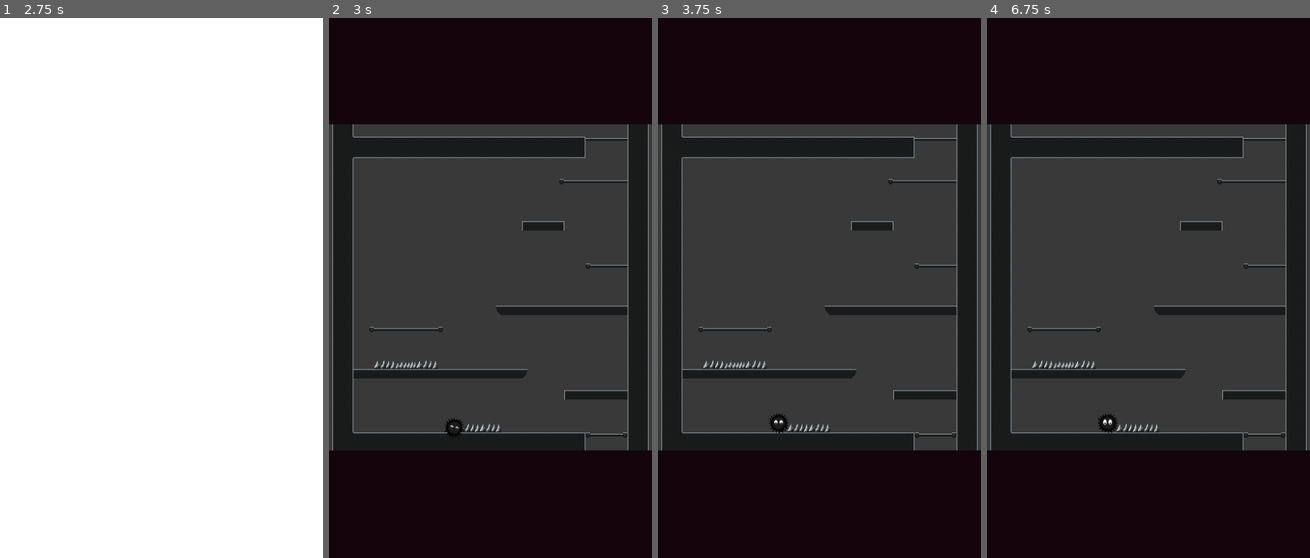
Above: before the commit, frames 1-4 (left to right).
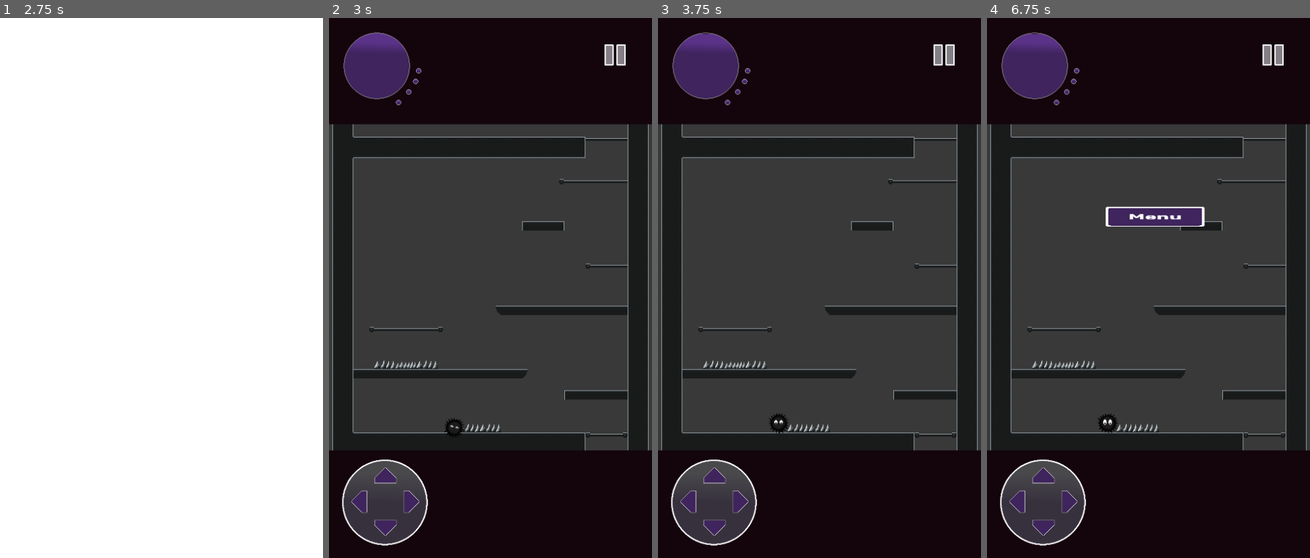
Above: after the commit, the same moments.

Repository: Arctia/42-GameJam
Game: Godot game, scene res://src/UI/title_screen.tscn
Two runs of this game, one before a commit and one after it. Both use one fixed random seed, a clock stepped at 60 frames per second and the inputs below.
Inputs (mouse positions are in pixels of both pictures, inside the frame that each line leads up to):
- Up to frame 1 (2.75 s): click "START GAME" at 0.5 s; click "skip" at 1.25 s; click "skip" at 2 s
- Up to frame 2 (3 s): tap Enter at 2.75 s; hold Right (move_right) from 2.78 s (still down); hold Down (duck) from 2.78 s (still down)
- Up to frame 3 (3.75 s): tap Space (jump) at 3.02 s; release Right (move_right) at 3.5 s; release Down (duck) at 3.5 s; click (712, 504) at 3.52 s
- Up to frame 4 (6.75 s): click (1041, 504) at 4.27 s; click (1041, 504) at 5.02 s; click (1041, 504) at 5.77 s; click (1274, 55) at 6.52 s

Frame 1 is identical in both runs. In frame 2, 5.7% of the frame differs, in the area x 3-92%, y 2-98%; in frame 3, 5.7%; in frame 4, 6.8%.

Commit message:
arctia: connect HUD to game_screen

Diff:
--- a/HUD/hud.gd
+++ b/HUD/hud.gd
@@ -1,7 +1,7 @@
 extends Control
 
 func get_lives(lives:int):
-	if lives == 5:
+	if lives >= 5:
 		$LIFE/Life1.visible = true
 		$LIFE/Life2.visible = true
 		$LIFE/Life3.visible = true
@@ -27,14 +27,5 @@
 		$LIFE/Life3.visible = false
 		$LIFE/Life4.visible = false
 
-func get_act_life(amount:int):
+func get_ashes(amount:int):
 	$LIFE/LifeAct.value = amount
-# Called when the node enters the scene tree for the first time.
-func _ready():
-	pass # Replace with function body.
-
-
-# Called every frame. 'delta' is the elapsed time since the previous frame.
-func _process(_delta):
-	get_lives(5)
-	get_act_life(100)
--- a/HUD/hud.tscn
+++ b/HUD/hud.tscn
@@ -142,11 +142,11 @@
 anchor_top = 1.0
 anchor_bottom = 1.0
 offset_left = 20.0
-offset_top = -182.0
-offset_right = 344.0
-offset_bottom = 142.0
-grow_vertical = 0
-scale = Vector2(0.5, 0.5)
+offset_top = -149.0
+offset_right = 344.0
+offset_bottom = 175.0
+grow_vertical = 0
+scale = Vector2(0.4, 0.4)
 texture = ExtResource("12_8ttyq")
 
 [node name="Up" type="TextureButton" parent="Directions"]
@@ -154,11 +154,11 @@
 anchor_top = 1.0
 anchor_bottom = 1.0
 offset_left = 20.0
-offset_top = -182.0
-offset_right = 344.0
-offset_bottom = 142.0
-grow_vertical = 0
-scale = Vector2(0.5, 0.5)
+offset_top = -149.0
+offset_right = 344.0
+offset_bottom = 175.0
+grow_vertical = 0
+scale = Vector2(0.4, 0.4)
 texture_normal = ExtResource("13_6eqkh")
 
 [node name="Down" type="TextureButton" parent="Directions"]
@@ -166,11 +166,11 @@
 anchor_top = 1.0
 anchor_bottom = 1.0
 offset_left = 20.0
-offset_top = -182.0
-offset_right = 344.0
-offset_bottom = 142.0
-grow_vertical = 0
-scale = Vector2(0.5, 0.5)
+offset_top = -149.0
+offset_right = 344.0
+offset_bottom = 175.0
+grow_vertical = 0
+scale = Vector2(0.4, 0.4)
 texture_normal = ExtResource("14_3pcgx")
 
 [node name="Right" type="TextureButton" parent="Directions"]
@@ -178,11 +178,11 @@
 anchor_top = 1.0
 anchor_bottom = 1.0
 offset_left = 20.0
-offset_top = -182.0
-offset_right = 344.0
-offset_bottom = 142.0
-grow_vertical = 0
-scale = Vector2(0.5, 0.5)
+offset_top = -149.0
+offset_right = 344.0
+offset_bottom = 175.0
+grow_vertical = 0
+scale = Vector2(0.4, 0.4)
 texture_normal = ExtResource("15_02vvx")
 
 [node name="Left" type="TextureButton" parent="Directions"]
@@ -190,11 +190,11 @@
 anchor_top = 1.0
 anchor_bottom = 1.0
 offset_left = 20.0
-offset_top = -182.0
-offset_right = 344.0
-offset_bottom = 142.0
-grow_vertical = 0
-scale = Vector2(0.5, 0.5)
+offset_top = -149.0
+offset_right = 344.0
+offset_bottom = 175.0
+grow_vertical = 0
+scale = Vector2(0.4, 0.4)
 texture_normal = ExtResource("16_nop38")
 
 [connection signal="pressed" from="PauseButton" to="PauseButton" method="_on_pressed"]
--- /dev/null
+++ b/src/UI/game_screen.gd
@@ -0,0 +1,8 @@
+extends Control
+
+@onready var player:Object = %ash
+@onready var HUD:Object = %HUD
+
+func _process(dt):
+	HUD.get_lives(player.lives)
+	HUD.get_ashes(player.ashes_amount)
--- a/src/UI/game_screen.tscn
+++ b/src/UI/game_screen.tscn
@@ -1,7 +1,9 @@
-[gd_scene load_steps=3 format=3 uid="uid://8d7lx82ts0ee"]
+[gd_scene load_steps=5 format=3 uid="uid://8d7lx82ts0ee"]
 
+[ext_resource type="Script" path="res://src/UI/game_screen.gd" id="1_3i20e"]
 [ext_resource type="PackedScene" uid="uid://gq31pe1i22pf" path="res://src/UI/game_map.tscn" id="1_h5cua"]
 [ext_resource type="PackedScene" uid="uid://x8ukfuvvqph" path="res://src/entities/ash.tscn" id="2_w1o6o"]
+[ext_resource type="PackedScene" uid="uid://b5dgmqqaqyfji" path="res://HUD/hud.tscn" id="3_na14k"]
 
 [node name="GameScreen" type="Control"]
 layout_mode = 3
@@ -10,6 +12,7 @@
 anchor_bottom = 1.0
 grow_horizontal = 2
 grow_vertical = 2
+script = ExtResource("1_3i20e")
 
 [node name="ColorRect" type="ColorRect" parent="."]
 layout_mode = 1
@@ -41,7 +44,9 @@
 position = Vector2(229, 660)
 
 [node name="ash" parent="Node2D" instance=ExtResource("2_w1o6o")]
+unique_name_in_owner = true
 position = Vector2(166, 614)
+consume = 0.1
 
 [node name="ColorRect3" type="ColorRect" parent="."]
 layout_mode = 1
@@ -83,3 +88,7 @@
 grow_horizontal = 2
 grow_vertical = 0
 color = Color(0.0784314, 0.0156863, 0.0470588, 1)
+
+[node name="HUD" parent="." instance=ExtResource("3_na14k")]
+unique_name_in_owner = true
+layout_mode = 1
--- a/src/entities/ash.gd
+++ b/src/entities/ash.gd
@@ -27,7 +27,7 @@
 	FRICTION = ACC
 
 func _physics_process(delta):
-	if self.move(delta): self.reduce_ashes(delta)
+	if self.move(delta): self._consume(delta)
 	self.jumping(delta)
 	self.ducking()
 	self.check_anim()
@@ -82,11 +82,7 @@
 	is_ducking = collisionShape.disabled
 
 
-func reduce_ashes(delta) -> void:
-	if self.ashes_amount > 0:
-		self.ashes_amount -= abs(velocity.x) * delta
-		consume_ashes.emit(self.ashes_amount)
-	else: velocity.x = 0
+
 
 func rotating(delta) -> void:
 	if velocity.x != 0:
@@ -130,5 +126,8 @@
 var ashes_amount:float = 100.0
 var status:String = "active"
 
-func _consume(dt:float) -> void:
-	pass
+func _consume(dt) -> void:
+	if self.ashes_amount > 0:
+		self.ashes_amount -= consume
+		consume_ashes.emit(self.ashes_amount)
+	else: velocity.x = 0
